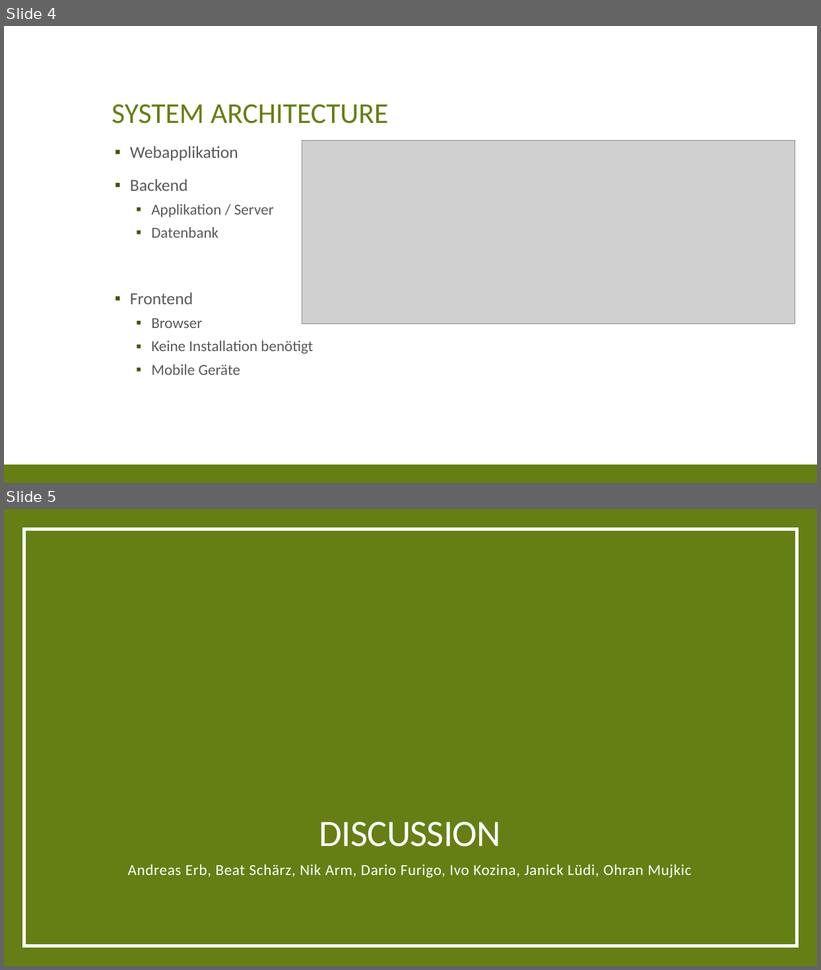
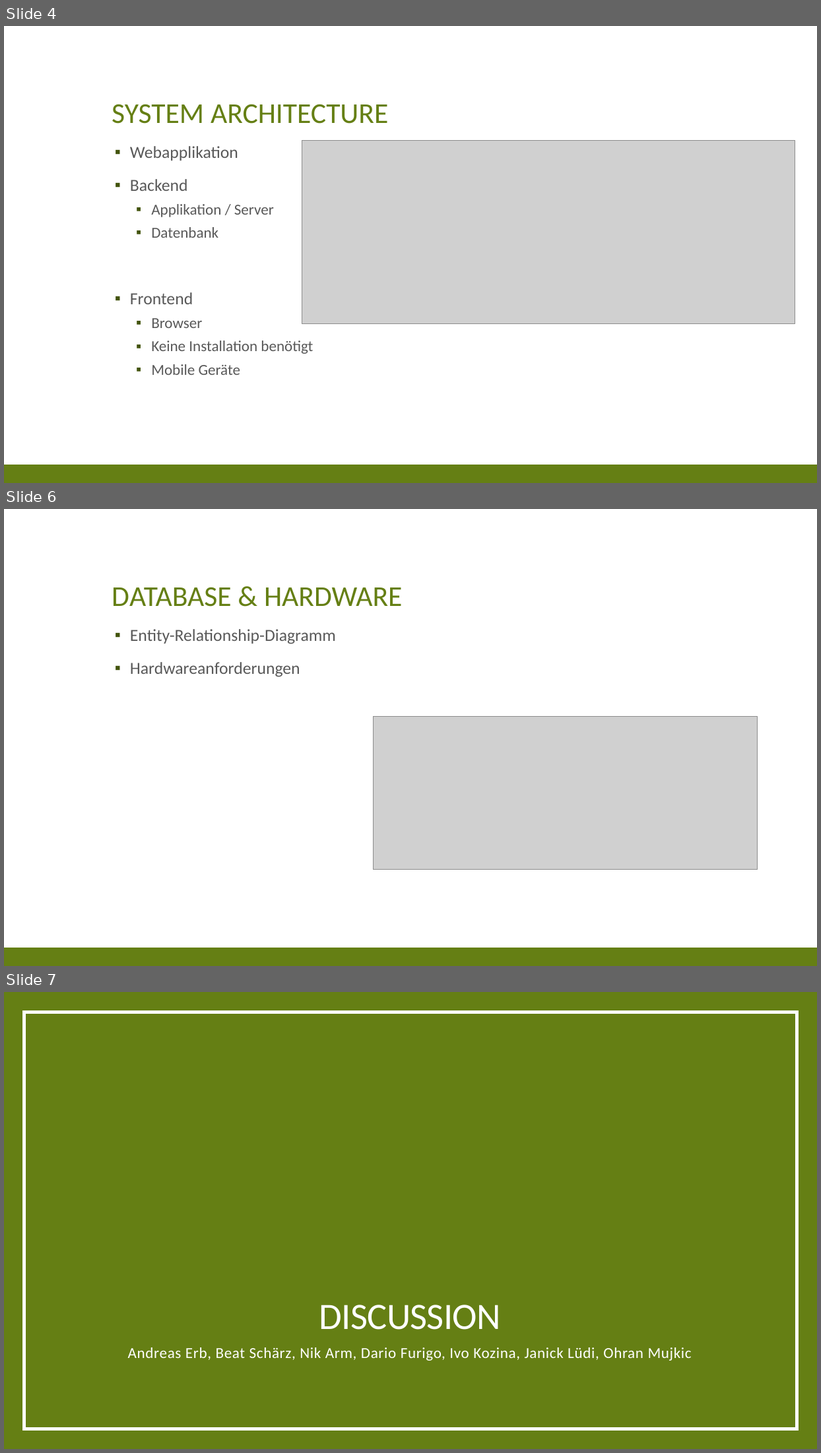
Before and after one commit to res13/ch.bfh.bti7081.s2018.white, a slide deck: doc/task02/Presentation_2.pptx. Shown one above the other, each under a label of ours: slides 4 and 5 before the commit, slides 4, 6 and 7 after it; the slides between them are not shown. The pictures are 821x970 and 821x1453 pixels, drawn with LibreOffice and Linux fonts; fonts in the diff are those of the drawing; grey boxes stand for pictures. Boxes give left, top, right and bottom in pixels: in the first picture for what was removed or moved away, otherwise in the second. Text is boxed around its words. In the diff, an @@ line names an element or a change of style, - is before the commit and + after.

```diff
--- a/doc/task02/Presentation_2.pptx
+++ b/doc/task02/Presentation_2.pptx
@@ slide 6 added at <box>4,509,817,966</box>, background #FFFFFF; not listed: 1 template element that a slide beside it also shows @@
@@ title added at <box>112,587,402,607</box>, 34 pt, text #657F14 @@
+DATABASE & HARDWARE
@@ text added at <box>130,629,336,677</box>, 20 pt, text #595959 @@
+▪ Entity-Relationship-Diagramm
+▪ Hardwareanforderungen
@@ picture added at <box>374,716,758,869</box> @@
@@ what was slide 5 is now slide 7 @@
```
Also in this commit, not shown: 1 slide changed, 1 other slide added, 2 other files.
